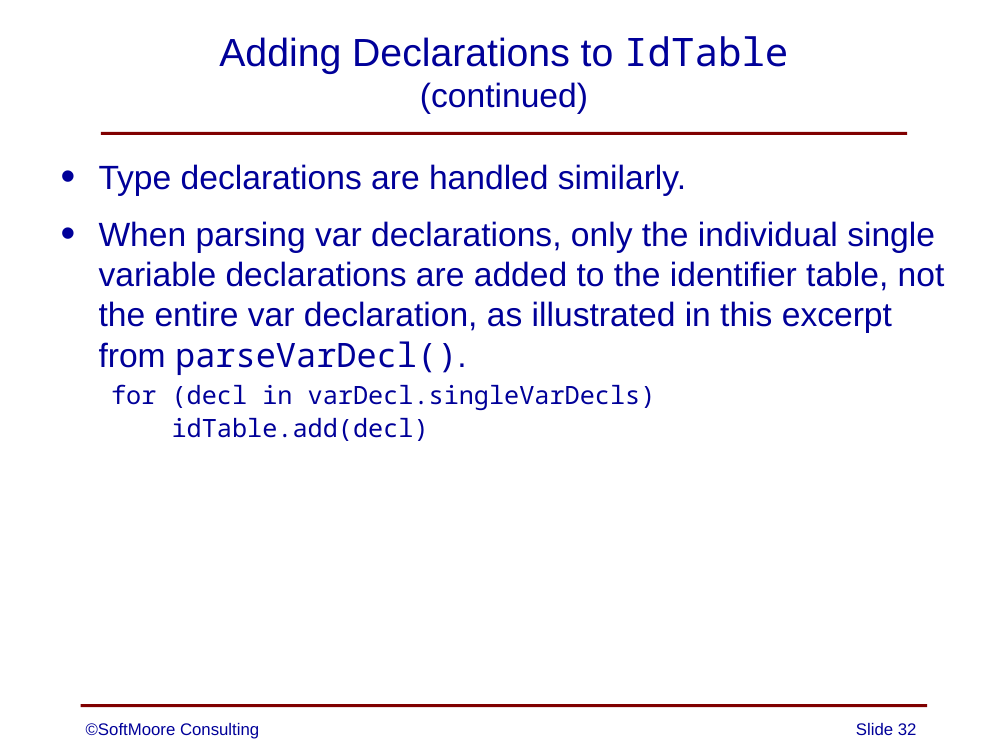
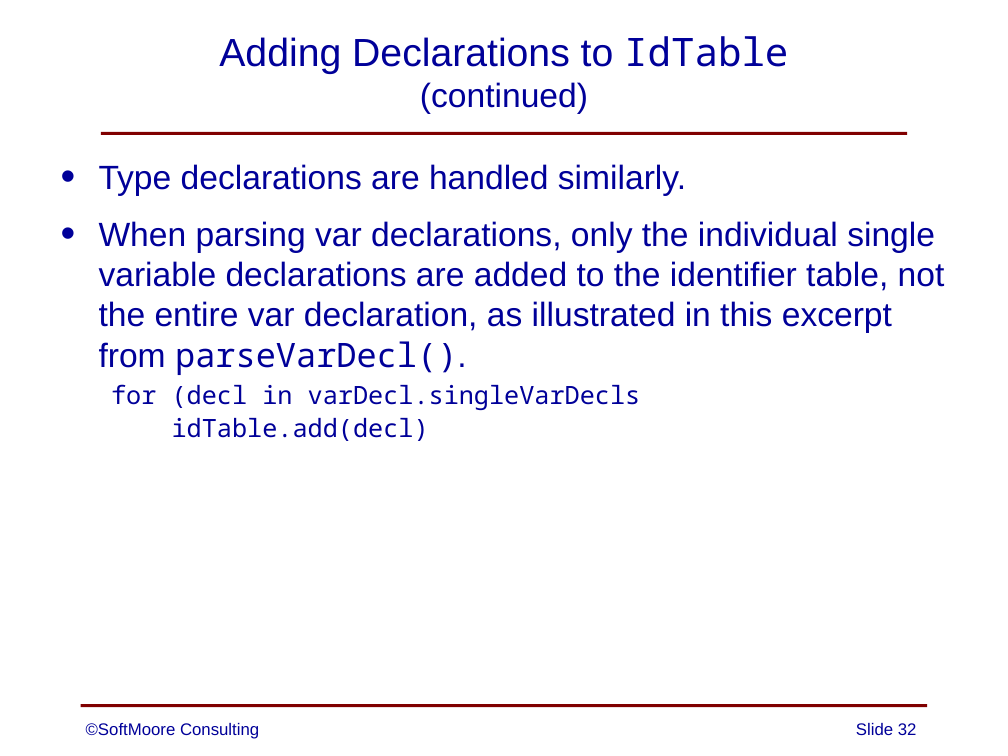
Before and after one commit to SoftMoore/CPRL-Kt-2nd, a slide deck: slide 32 of PowerPoints/08 - Abstract Syntax Trees.pptx. Drawn at 1008x756 pixels with LibreOffice and Linux fonts; fonts in the diff are those of the drawing. Boxes give left, top, right and bottom in pixels: in the first picture for what was removed or moved away, otherwise in the second. Text is boxed around its words. In the diff, an @@ line names an element or a change of style, - is before the commit and + after.

```diff
--- a/PowerPoints/08 - Abstract Syntax Trees.pptx
+++ b/PowerPoints/08 - Abstract Syntax Trees.pptx
@@ text at bbox=[111, 384, 641, 410]: text changed @@
-  for (decl in varDecl.singleVarDecls)
+  for (decl in varDecl.singleVarDecls
```
Also in this commit, not shown: 12 other slides changed.
